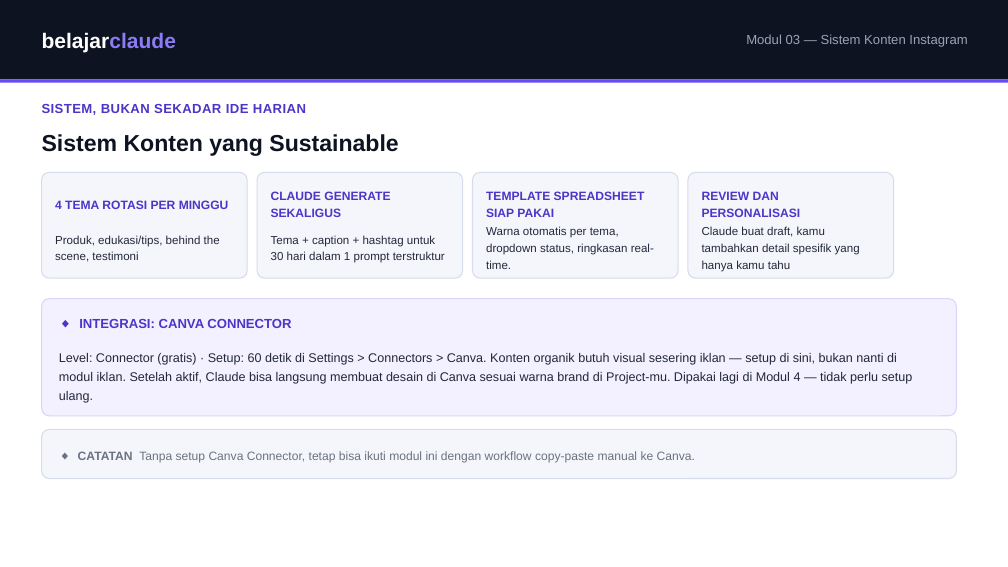
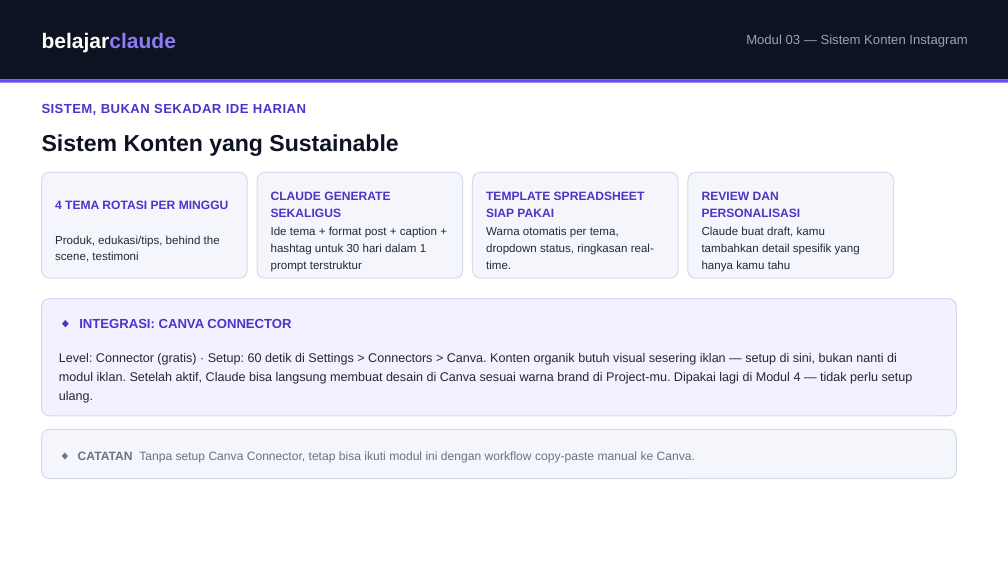
Before and after one commit to juliautomo/belajar-claude, a slide deck: slide 2 of Content-Marketing/M03-Konten-Instagram/K3-M03-Sistem-Konten-Instagram.pptx. Drawn at 1008x567 pixels with LibreOffice and Linux fonts; fonts in the diff are those of the drawing. Boxes give left, top, right and bottom in pixels: in the first picture for what was removed or moved away, otherwise in the second. Text is boxed around its words. In the diff, an @@ line names an element or a change of style, - is before the commit and + after.

```diff
--- a/Content-Marketing/M03-Konten-Instagram/K3-M03-Sistem-Konten-Instagram.pptx
+++ b/Content-Marketing/M03-Konten-Instagram/K3-M03-Sistem-Konten-Instagram.pptx
@@ text at (x1=271, y1=226, x2=437, y2=272): text changed @@
-Tema + caption + hashtag untuk 30 hari dalam 1 prompt terstruktur
+Ide tema + format post + caption + hashtag untuk 30 hari dalam 1 prompt terstruktur
```
Also in this commit, not shown: 3 other slides changed, 2 other files.
